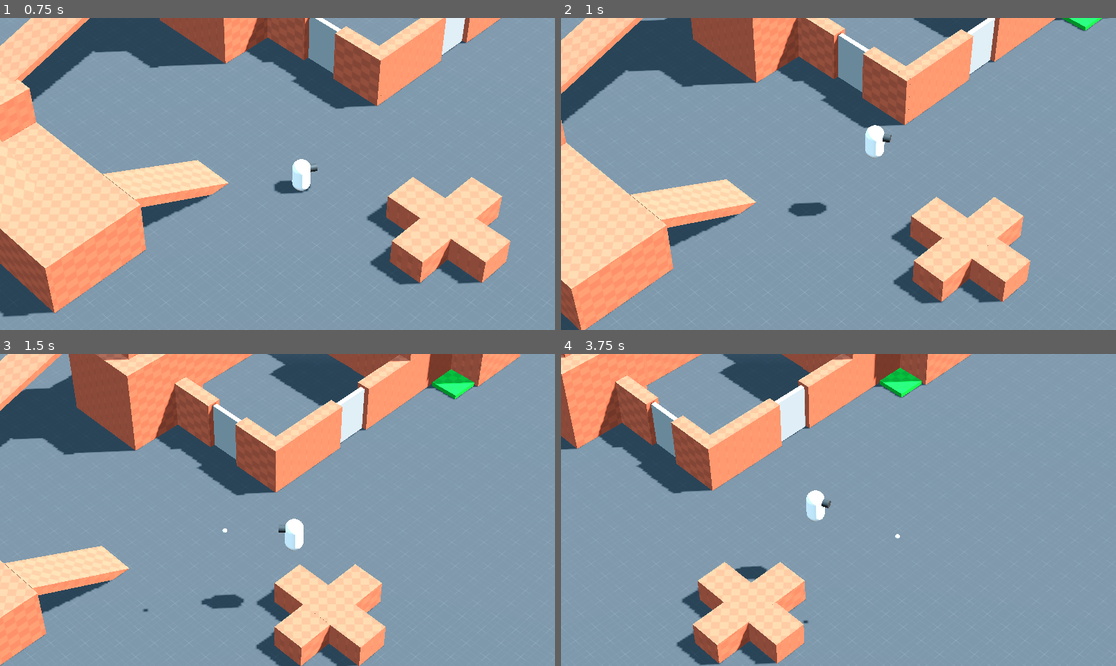
Above: before the commit, frames 1-4 (two rows, left to right).
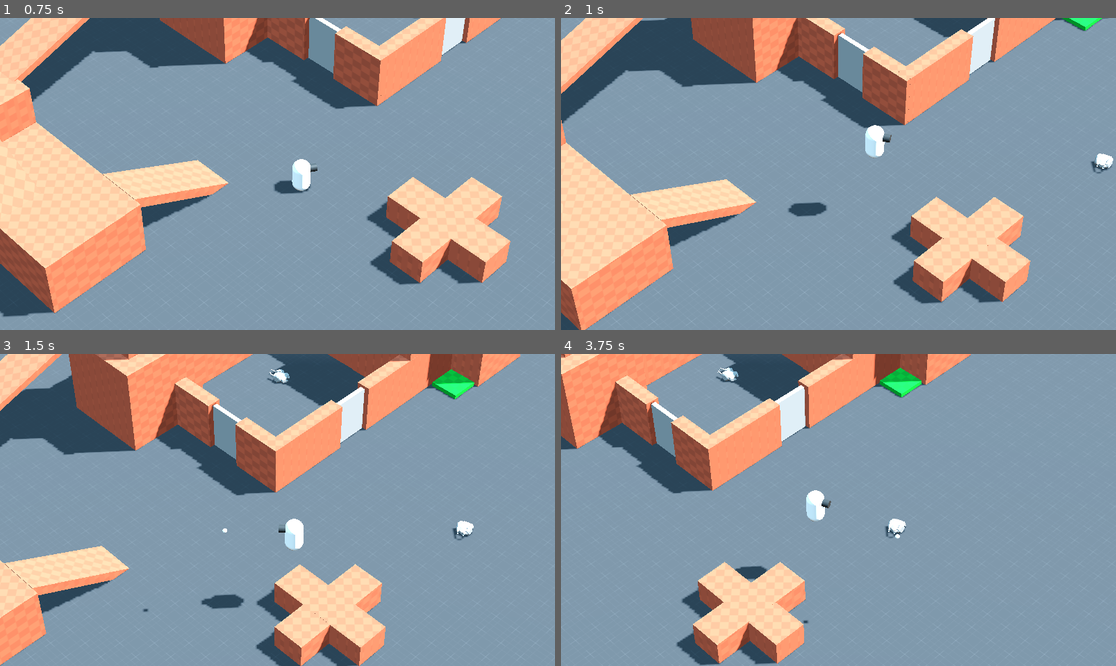
Above: after the commit, the same moments.

Repository: leonskalczynski/3DIsoGameTest
Game: Godot game, scene res://Scenes/main.tscn
Two runs of this game, one before a commit and one after it. Both use one fixed random seed, a clock stepped at 60 frames per second and the inputs below.
Inputs (mouse positions are in pixels of both pictures, inside the frame that each line leads up to):
- Up to frame 1 (0.75 s): move the mouse to (399, 158) at 0.52 s; hold D (east) from 0.53 s (still down); tap E (interact) at 0.6 s
- Up to frame 2 (1 s): keep holding D (east); tap Space (jump) at 0.77 s
- Up to frame 3 (1.5 s): move the mouse to (166, 525) at 1.27 s; release D (east) at 1.28 s; hold S (south) from 1.28 s (still down); click (166, 525) at 1.35 s
- Up to frame 4 (3.75 s): tap Space (jump) at 1.52, 3.02 s; tap E (interact) at 1.55, 2.1, 2.85 s; move the mouse to (894, 441) at 2.02 s; release S (south) at 2.03 s; hold D (east) 2.03-2.78 s; move the mouse to (810, 572) at 2.77 s; hold W (north) 2.78-3.53 s; move the mouse to (1005, 556) at 3.52 s; press the mouse at (1005, 556) at 3.53 s; hold A (west) from 3.53 s (still down)

Frame 1 is identical in both runs. In frame 2, 0.2% of the frame differs, in the area x 95-100%, y 43-50%; in frame 3, 0.3%, in the area x 48-86%, y 4-60%; in frame 4, 0.3%.

Commit message:
Add files via upload

Diff:
--- a/Environments/environment.tres
+++ b/Environments/environment.tres
@@ -6,7 +6,7 @@
 background_mode = 2
 sky = ExtResource("1_ld6in")
 tonemap_mode = 2
-ssil_enabled = true
+ssao_intensity = 5.03
 ssil_radius = 3.63
 fog_light_color = Color(0.329412, 0.298039, 0.254902, 1)
 fog_density = 0.005
--- a/Scenes/main.tscn
+++ b/Scenes/main.tscn
@@ -11,6 +11,7 @@
 [ext_resource type="PackedScene" uid="uid://0a6jxjtrn6nq" path="res://Scenes/moving_platform.tscn" id="9_5iqb6"]
 [ext_resource type="PackedScene" uid="uid://bmpty7rj7fy0u" path="res://Scenes/door.tscn" id="10_27hy8"]
 [ext_resource type="Script" path="res://Scripts/UI.gd" id="11_4pasr"]
+[ext_resource type="PackedScene" uid="uid://ukgcquvcfbc3" path="res://Scenes/pickable_item.tscn" id="11_ehxhx"]
 
 [sub_resource type="CapsuleMesh" id="CapsuleMesh_fy3xt"]
 
@@ -52,7 +53,6 @@
 [node name="Player" type="CharacterBody3D" parent="."]
 transform = Transform3D(1, 0, 0, 0, 1, 0, 0, 0, 1, 6.72085, 1.10147, 6.08134)
 collision_layer = 5
-collision_mask = 5
 slide_on_ceiling = false
 script = ExtResource("3_ct6u0")
 
@@ -171,6 +171,12 @@
 curve = SubResource("Curve3D_sp4qy")
 desired_locations = Array[float]([0.0, 0.56, 1.0])
 
+[node name="PickableItem" parent="Map" instance=ExtResource("11_ehxhx")]
+transform = Transform3D(1, 0, 0, 0, 1, 0, 0, 0, 1, 15.175, 1, 19.304)
+
+[node name="PickableItem2" parent="Map" instance=ExtResource("11_ehxhx")]
+transform = Transform3D(0.116047, 0, -0.993244, 0, 1, 0, 0.993244, 0, 0.116047, 17.6626, 1, 1.35773)
+
 [node name="UI" type="Control" parent="."]
 layout_mode = 3
 anchors_preset = 0
--- /dev/null
+++ b/Scenes/pickable_item.tscn
@@ -0,0 +1,28 @@
+[gd_scene load_steps=4 format=3 uid="uid://ukgcquvcfbc3"]
+
+[ext_resource type="Script" path="res://Scripts/PickableItem.gd" id="1_q2dft"]
+[ext_resource type="ArrayMesh" uid="uid://d2a8qffi0g5bu" path="res://Models/Turkey/turkey.obj" id="2_5xsyk"]
+
+[sub_resource type="BoxShape3D" id="BoxShape3D_grtvk"]
+size = Vector3(5.5, 3, 5.5)
+
+[node name="PickableItem" type="Node3D"]
+script = ExtResource("1_q2dft")
+
+[node name="Item" type="Node3D" parent="."]
+transform = Transform3D(-0.946452, 0, -0.322844, 0, 1, 0, 0.322844, 0, -0.946452, 0, 0, 0)
+
+[node name="MeshInstance3D" type="MeshInstance3D" parent="Item"]
+transform = Transform3D(1.48, 0, 0, 0, 1.48, 0, 0, 0, 1.48, 0, 0, 0)
+mesh = ExtResource("2_5xsyk")
+
+[node name="BodyDetector" type="Area3D" parent="."]
+transform = Transform3D(1, 0, 0, 0, 1, 0, 0, 0, 1, 0, 1.5, 0)
+collision_layer = 0
+collision_mask = 4
+
+[node name="CollisionShape3D" type="CollisionShape3D" parent="BodyDetector"]
+shape = SubResource("BoxShape3D_grtvk")
+
+[connection signal="body_shape_entered" from="BodyDetector" to="." method="_on_body_detector_body_shape_entered"]
+[connection signal="body_shape_exited" from="BodyDetector" to="." method="_on_body_detector_body_shape_exited"]
--- /dev/null
+++ b/Scripts/PickableItem.gd
@@ -0,0 +1,39 @@
+extends Node3D
+
+@onready var ui : Control = $"../..".get_node("UI")
+@onready var player : = $"../..".get_node("Player")
+
+@onready var item : Node3D = get_node("Item")
+
+@export var pick_duration : float = 0.75
+
+var bodies : Array[Node3D] = []
+
+
+func _physics_process(_delta):
+	if Input.is_action_just_pressed("interact"):
+		if player in bodies:
+			pick()
+
+
+func pick():
+	var tween : Tween = create_tween()
+	tween.set_trans(Tween.TRANS_EXPO)
+	tween.set_ease(Tween.EASE_OUT)
+	tween.connect("finished", Callable(self, "queue_free"))
+	tween.set_parallel(true)
+	tween.tween_property(item, "global_position", player.global_position, pick_duration)
+	tween.tween_property(item, "scale", Vector3.ZERO, pick_duration)
+
+
+func _on_body_detector_body_shape_entered(_body_rid, body, _body_shape_index, _local_shape_index):
+	if body not in bodies:
+		bodies.append(body)
+		if body == player:
+			ui.display_interact_text()
+
+
+func _on_body_detector_body_shape_exited(_body_rid, body, _body_shape_index, _local_shape_index):
+	bodies.erase(body)
+	if body == player:
+		ui.hide_interact_text()
Not shown, added: Models/FryingPan/fryingPan.mtl
Not shown, added: Models/FryingPan/fryingPan.obj
Not shown, added: Models/FryingPan/fryingPan.obj.import
Not shown, added: Models/Turkey/turkey.obj
Not shown, added: Models/Turkey/turkey.obj.import
Not shown: 1 places in Scenes/main.tscn that only renumber resources
